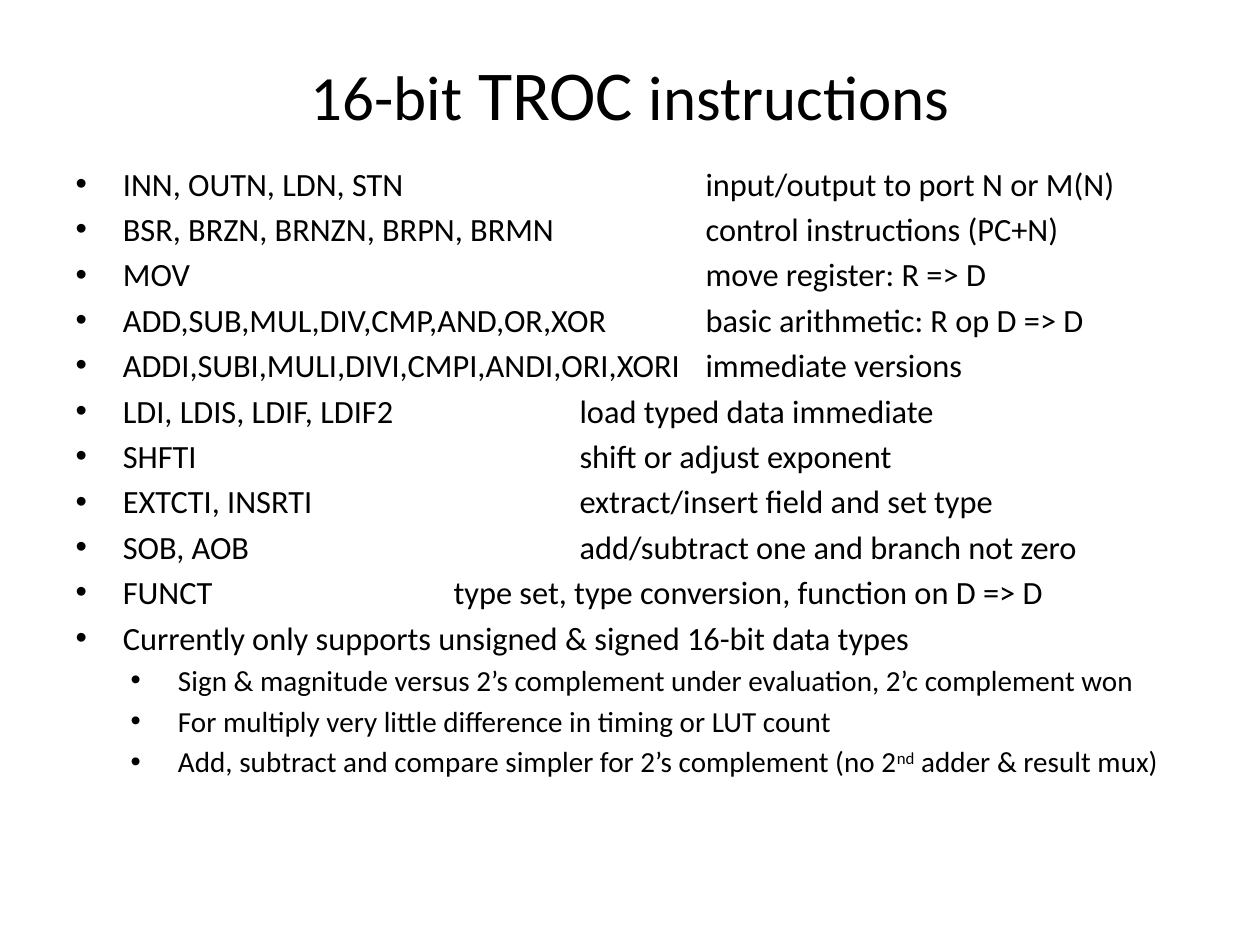
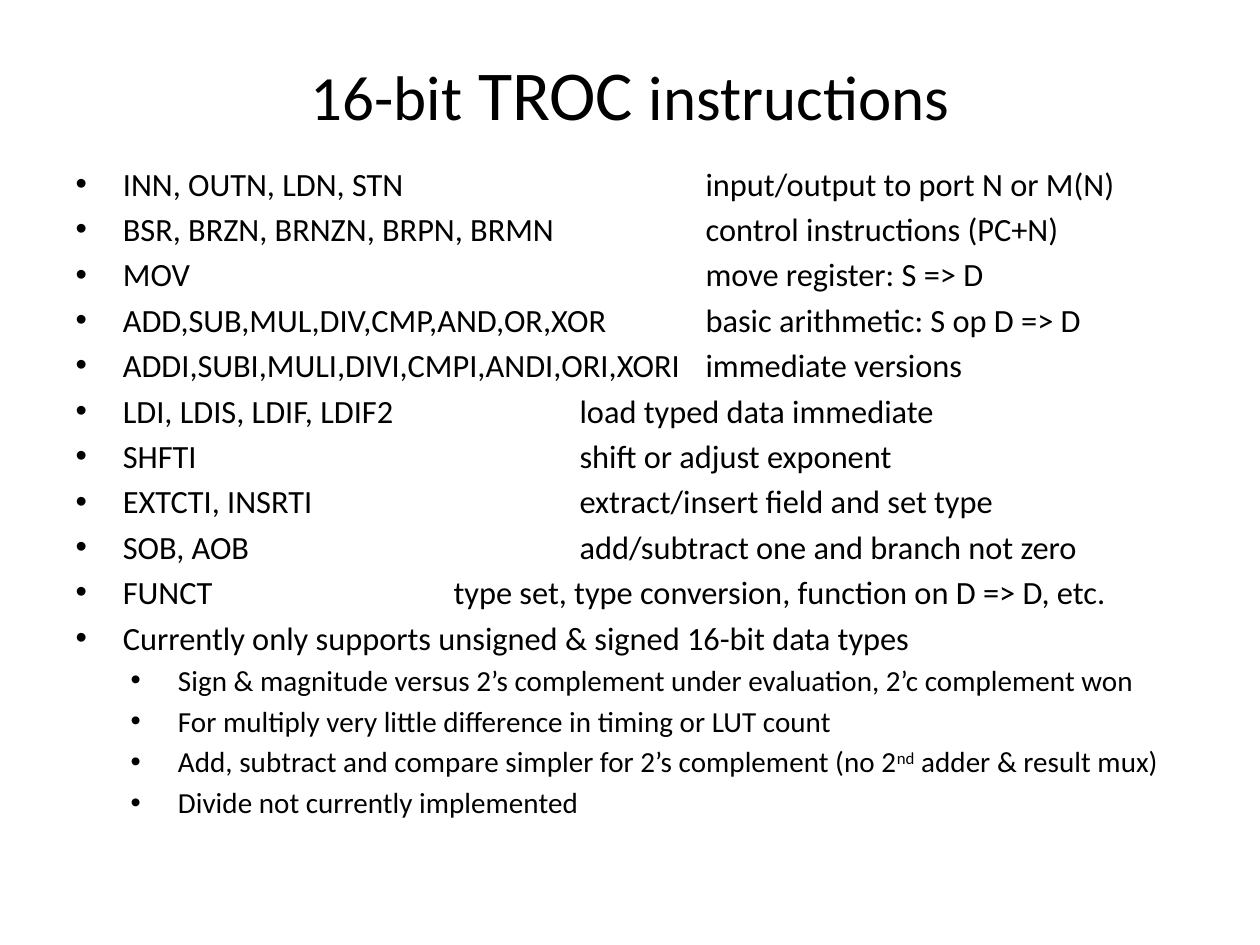
Before and after one commit to jimbrake/TROC16_16, a slide deck: slide 9 of DIY_soft-core_uP.pptx. Drawn at 1260x945 pixels with LibreOffice and Linux fonts; fonts in the diff are those of the drawing. Boxes give left, top, right and bottom in pixels: in the first picture for what was removed or moved away, otherwise in the second. Text is boxed around its words. In the diff, an @@ line names an element or a change of style, - is before the commit and + after.

```diff
--- a/DIY_soft-core_uP.pptx
+++ b/DIY_soft-core_uP.pptx
@@ text at box(123, 263, 1081, 338): text changed @@
-• MOV move register: R => D
-• ADD,SUB,MUL,DIV,CMP,AND,OR,XOR basic arithmetic: R op D => D
+• MOV move register: S => D
+• ADD,SUB,MUL,DIV,CMP,AND,OR,XOR basic arithmetic: S op D => D
@@ text at box(123, 581, 1105, 610): text changed @@
-  • FUNCT type set, type conversion, function on D => D
+  • FUNCT type set, type conversion, function on D => D, etc.
@@ text at box(178, 792, 578, 818): paragraph added @@
+    • Divide not currently implemented
```
Also in this commit, not shown: 12 other slides changed, 1 slide added.
